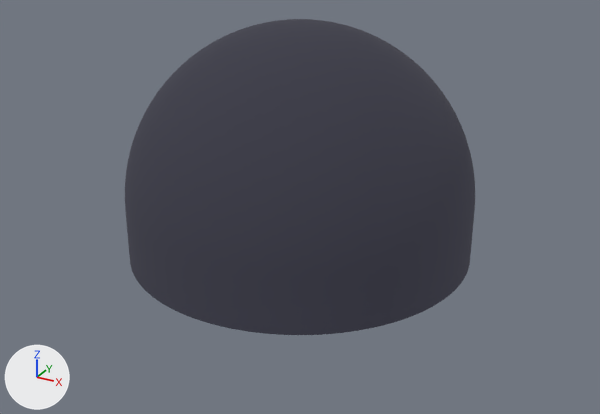
The glTF model models/dome.glb as it was, and as the next commit left it.
The view is the same before and after, from a 50 mm camera at (133.9, -243.5, 137.0) aimed at (4.6, -8.3, 19.4). Arrows for +X, +Y and +Z are at lower left; the lights stay in place. The picture after the commit comes second. Vertices at exactly the same position are counted once.

Objects in the first picture: 'DomeOuter'.
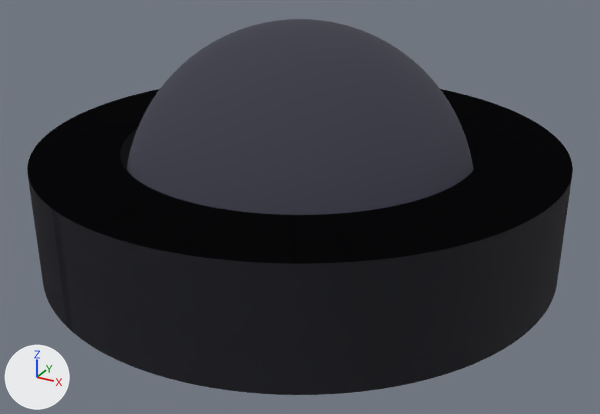
The change, as a list of edits to the scene's bpy script:
```text
Add mat_domedark:
    mat_domedark = principled_material('DomeDark')
    mat_domedark.base_color = (0.03, 0.03, 0.04)  # dark grey #303038
    mat_domedark.metallic = 0.2
    mat_domedark.roughness = 0.9
Add mat_spacestars:
    mat_spacestars = principled_material('SpaceStars')
    mat_spacestars.base_color = (0.01, 0.01, 0.02)  # black #191927
    mat_spacestars.roughness = 1.0
Add mat_spaceback:
    mat_spaceback = principled_material('SpaceBack')
    mat_spaceback.base_color = (0.01, 0.01, 0.02)  # black #191927
    mat_spaceback.roughness = 1.0
Change me_domeouter:
    used by ob_domeouter; location = (0.0, 0.0, 0.0)
    remove me_domeouter.from_pydata(...)  # 4514 vertices, 8576 faces; spans x -62.1..62.1, y -62.1..62.1, z 0.0..82.1
    add me_domeouter.from_pydata(...)  # 3740 vertices, 6784 faces; spans x -62.1..62.1, y -62.1..62.1, z 0.0..82.1
    me_domeouter part 1: 774 vertices removed from x -62.1..62.1, y -62.1..62.1, z 6.0..16.0
Add me_podhull:
    me_podhull.from_pydata(...)  # 512 vertices, 768 faces; spans x -92.0..92.0, y -92.0..92.0, z 0.0..40.0
    me_podhull.materials.append(mat_domedark)  # dark grey #303038
Add me_spacestars:
    me_spacestars.from_pydata(...)  # 512 vertices, 512 faces; spans x -92.0..92.0, y -92.0..92.0, z 0.0..40.0
    me_spacestars.materials.append(mat_spacestars)  # black #191927
Add me_spaceback0:
    me_spaceback0.from_pydata(...)  # 68 vertices, 64 faces; spans x -35.0..35.0, y -92.0..92.0, z 0.0..40.0
    me_spaceback0.materials.append(mat_spaceback)  # black #191927
Add ob_podhull:
    ob_podhull = bpy.data.objects.new('PodHull', me_podhull)
    ob_podhull.location = (0.0, 0.0, 0.0)
Add ob_spacestars:
    ob_spacestars = bpy.data.objects.new('SpaceStars', me_spacestars)
    ob_spacestars.location = (0.0, 0.0, 0.0)
Add ob_spaceback0:
    ob_spaceback0 = bpy.data.objects.new('SpaceBack0', me_spaceback0)
    ob_spaceback0.location = (0.0, 0.0, 0.0)
```

Location of each change, [x1, y1, x2, y2] in pixels of the pictures (600 x 414 px):
'PodHull', added
    after: [27, 89, 573, 395]
'SpaceStars', added
    after: [38, 90, 542, 263]
'SpaceBack0', added (black)
    after: [51, 208, 74, 333]
part 1 of me_domeouter, deleted
    before: [126, 219, 474, 324]
